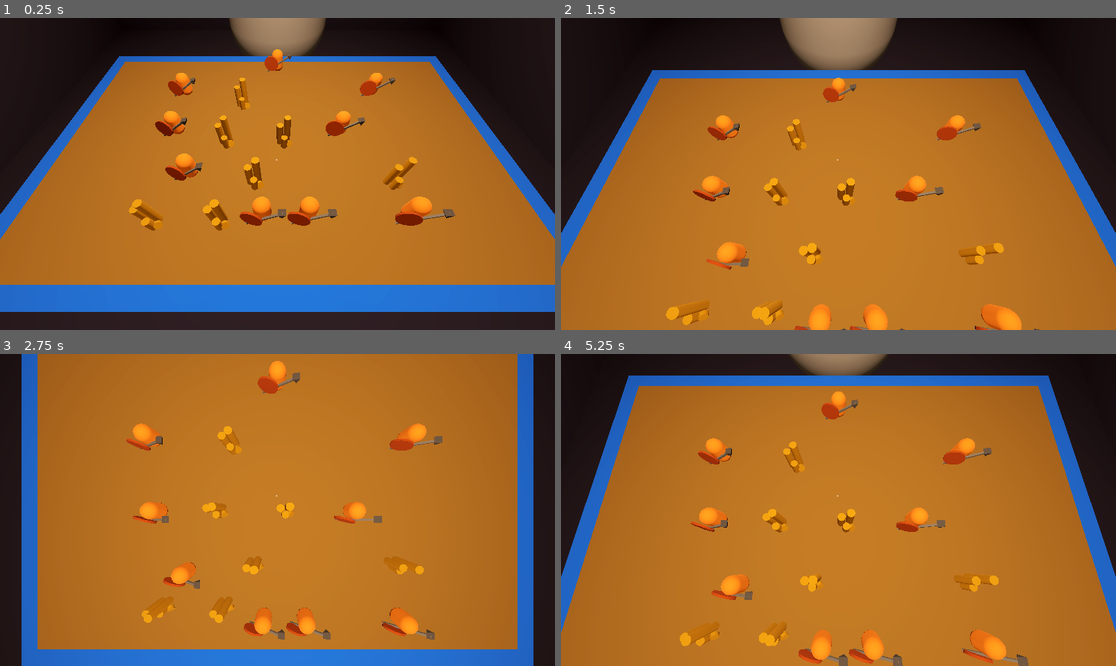
Above: before the commit, frames 1-4 (two rows, left to right).
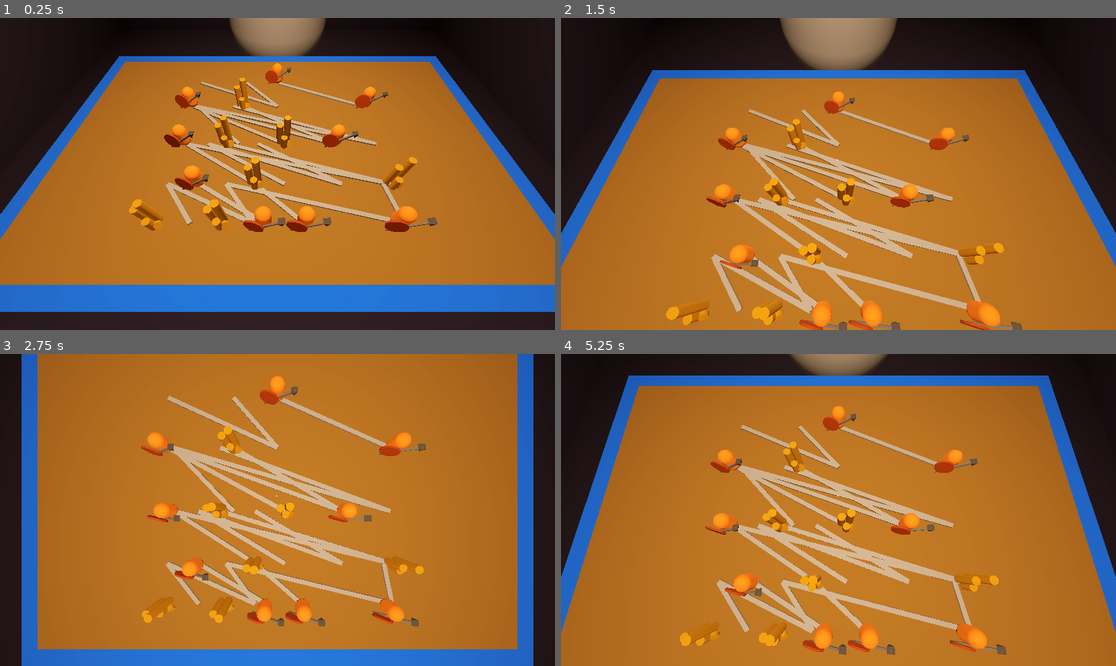
Above: after the commit, the same moments.

Repository: Bryan-Wang-105/card_game
Game: Godot game, scene res://world.tscn
The game is run twice, just before and just after one commit, with the same random seed, the same clock (stepped at 60 frames per second) and the same inputs.
Inputs (mouse positions are in pixels of both pictures, inside the frame that each line leads up to):
- Up to frame 1 (0.25 s): no input
- Up to frame 2 (1.5 s): tap Enter at 0.5 s; move the mouse to (960, 158) at 0.52 s; tap S (s) at 0.6 s; tap W (w) at 0.8, 1.35 s; move the mouse to (727, 189) at 1.27 s
- Up to frame 3 (2.75 s): tap S (s) at 1.55 s; tap Space at 2 s; move the mouse to (333, 441) at 2.02 s; click (333, 441) at 2.1 s; tap W (w) at 2.3 s
- Up to frame 4 (5.25 s): move the mouse to (810, 572) at 2.77 s; right-click (810, 572) at 2.85 s; tap S (s) at 3.05, 3.6, 4.55 s; move the mouse to (1005, 556) at 3.52 s; tap W (w) at 3.8 s; tap Enter at 4.25 s; move the mouse to (672, 463) at 4.27 s; tap Mouse wheel down (scroll_down) at 4.35 s; tap Space at 5 s; move the mouse to (866, 510) at 5.02 s; hold Mouse wheel up (scroll_up) from 5.03 s (still down)

The runs differ from the first frame. In frame 1, 8.1% of the frame differs, in the area x 27-83%, y 10-69%; in frame 2, 10%; in frame 3, 10%; in frame 4, 11%, in the area x 23-85%, y 12-100%.

Commit message:
Lines are sort of being drawn correctly but not really at all. Figured out the methodology but it's not working. Will need to review / rewrite this tomorrow. Believe path logic is good, same with node logic/layers but the lines connecting paths is definitely rough.

Diff:
--- a/3D_art/CombatEvent/CombatEvent.tscn
+++ b/3D_art/CombatEvent/CombatEvent.tscn
@@ -6,7 +6,8 @@
 size = Vector3(0.213064, 0.178955, 0.130066)
 
 [node name="CombatEvent" type="CollisionShape3D" groups=["battle"]]
-transform = Transform3D(1, 0, 0, 0, 1, 0, 0, 0, 1, -0.00177759, 0.00177638, -0.000145525)
+transform = Transform3D(1, 0, 0, 0, 1, 0, 0, 0, 1, -0.00177759, 0.0910032, -0.000145525)
 shape = SubResource("BoxShape3D_8kd0p")
 
 [node name="Soldier" parent="." instance=ExtResource("1_ldko5")]
+transform = Transform3D(1, 0, 0, 0, 1, 0, 0, 0, 1, 0, -0.0225776, -0.00328207)
--- /dev/null
+++ b/3D_art/line.tscn
@@ -0,0 +1,12 @@
+[gd_scene load_steps=3 format=3 uid="uid://dq22usxkh5ab"]
+
+[sub_resource type="BoxMesh" id="BoxMesh_bc5rb"]
+size = Vector3(0.025, 0.01, 0.15)
+
+[sub_resource type="StandardMaterial3D" id="StandardMaterial3D_kqeuw"]
+albedo_color = Color(0, 0, 0, 1)
+
+[node name="Line" type="MeshInstance3D"]
+transform = Transform3D(1, 0, 0, 0, 1, 0, 0, 0, 1, 0, 0, 0.0805302)
+mesh = SubResource("BoxMesh_bc5rb")
+surface_material_override/0 = SubResource("StandardMaterial3D_kqeuw")
--- a/MapManager.gd
+++ b/MapManager.gd
@@ -50,17 +50,15 @@
 	var start_node = get_node("Starting point")
 	var node_pos
 
-	print("A")
 	for layer_index in range(layers):
-		print(layer_index)
 		var current_layer_nodes := []
 		var horizontal_offset = []
 		node_pos = start_node.get_child(layer_index)
 		horizontal_offset = generate_random_points(nodes_per_layer[layer_index])
-		print("B")
 		# Generate nodes for each layer (store their unique IDs)
 		for node_index in range(nodes_per_layer[layer_index]):
 			percent = randi_range(0,1)
+
 			if percent == 0:
 				scene_instance = toSpawnCombat.instantiate()
 			else:
@@ -69,25 +67,36 @@
 			# Set the position of the new instance to the position of the specified node
 			scene_instance.position = node_pos.position
 			scene_instance.position.y = node_pos.position.y + .15
-
 			if len(horizontal_offset) > 1:
 				scene_instance.position.x = node_pos.position.x + horizontal_offset[node_index]
 
-			current_layer_nodes.append("Layer %d / Node %d" % [layer_index, node_index])
+			#current_layer_nodes.append("Layer %d / Node %d" % [layer_index, node_index])
+			current_layer_nodes.append(scene_instance)
 
 			# Add the instance to the current scene
 			add_child(scene_instance)
 
-			nodes.append(current_layer_nodes)
-
-			# Connect the nodes from the previous layer to the current layer
-			if layer_index > 0:
-				connect_nodes_without_intersections(nodes[layer_index - 1], current_layer_nodes)
-
-	print("Nodes: ", nodes)
-	print("Paths: ", paths)
+		nodes.append(current_layer_nodes)
+
+		# Connect the nodes from the previous layer to the current layer
+		if layer_index > 0:
+			connect_nodes_without_intersections(nodes[layer_index - 1], current_layer_nodes)
+
+
+	draw_connecting_node_lines()
+
+	#print("Nodes: ", nodes)
+	#print("\n")
+	#print("Paths: ", paths)
 
 	available_nodes = nodes[0]
+
+func draw_connecting_node_lines():
+	for path in paths:
+		# Create lines between each pair of nodes in the path
+		var node_a = path[0]
+		var node_b = path[1]
+		create_line_between_nodes(node_a, node_b)
 
 # Ensures nodes are connected without intersections
 func connect_nodes_without_intersections(previous_layer: Array, current_layer: Array):
@@ -115,8 +124,9 @@
 				if j < current_size and !is_path_exists(previous_layer[i], current_layer[j]):
 					paths.append([previous_layer[i], current_layer[j]])
 
+
 # Checks if a path between two nodes already exists
-func is_path_exists(node_a: String, node_b: String) -> bool:
+func is_path_exists(node_a, node_b) -> bool:
 	for path in paths:
 		if path[0] == node_a and path[1] == node_b:
 			return true
@@ -182,3 +192,43 @@
 			points.append(random_point)
 
 	return points
+
+# Function to create a line mesh between two nodes
+func create_line_between_nodes(node_a: Node3D, node_b: Node3D) -> void:
+	# Get positions of the two nodes
+	var pos_a = node_a.global_position
+	var pos_b = node_b.global_position
+	print("Calculating 2 points")
+	print(pos_a)
+	print(pos_b)
+
+	# Calculate the distance between the nodes
+	var distance = pos_a.distance_to(pos_b)
+
+	# Calculate the midpoint
+	var midpoint = (pos_a + pos_b) / 2
+	midpoint.y -= .6
+
+	print(midpoint)
+
+	# Create the BoxMesh
+	var box_mesh = BoxMesh.new()
+	box_mesh.size = Vector3(0.025, 0.01, distance)  # Set the dimensions, z is the distance
+	#box_mesh.size = Vector3(0.01, 0.01, .01)  # Set the dimensions, z is the distance
+
+	# Create a MeshInstance3D to hold the mesh
+	var mesh_instance = MeshInstance3D.new()
+	mesh_instance.mesh = box_mesh
+
+	# Set the position to the midpoint
+	mesh_instance.global_position = midpoint
+
+	# Calculate the rotation around the Y axis
+	var direction = (pos_b - pos_a).normalized()
+	var rotation_y = direction.angle_to(Vector3.FORWARD)
+
+	# Set the rotation of the mesh instance
+	mesh_instance.rotation_degrees.y = rotation_y * rad_to_deg(1)  # Convert to degrees
+
+	# Add the MeshInstance3D to the current node
+	add_child(mesh_instance)
